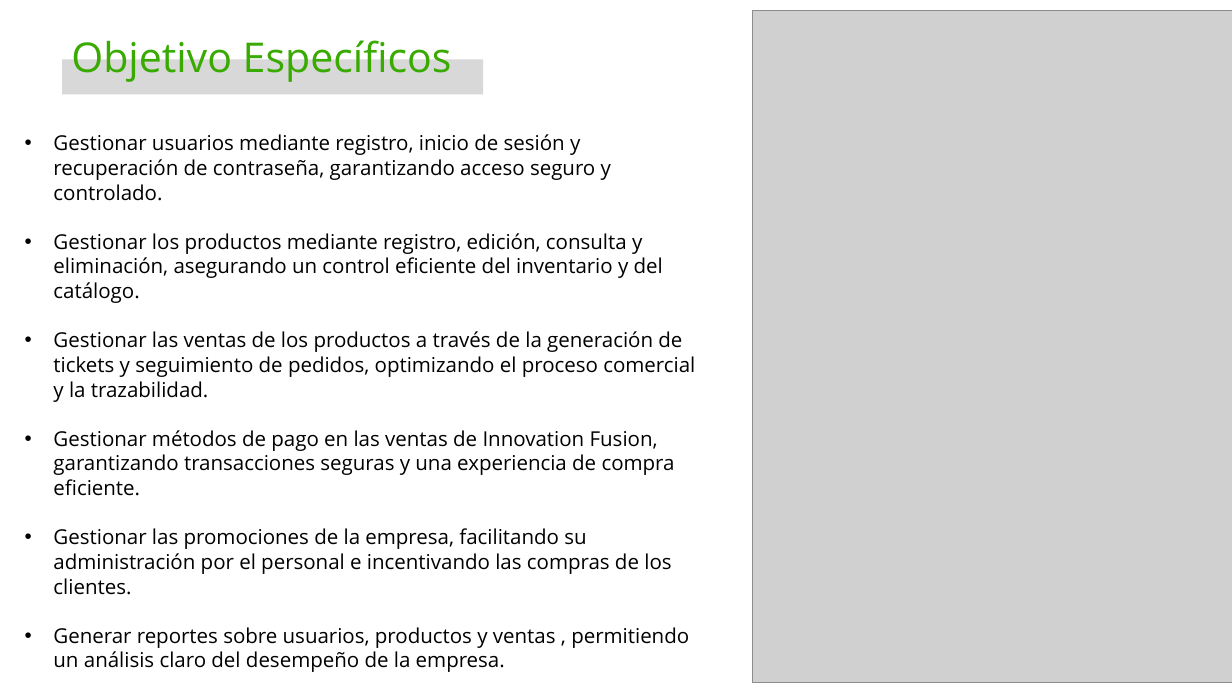
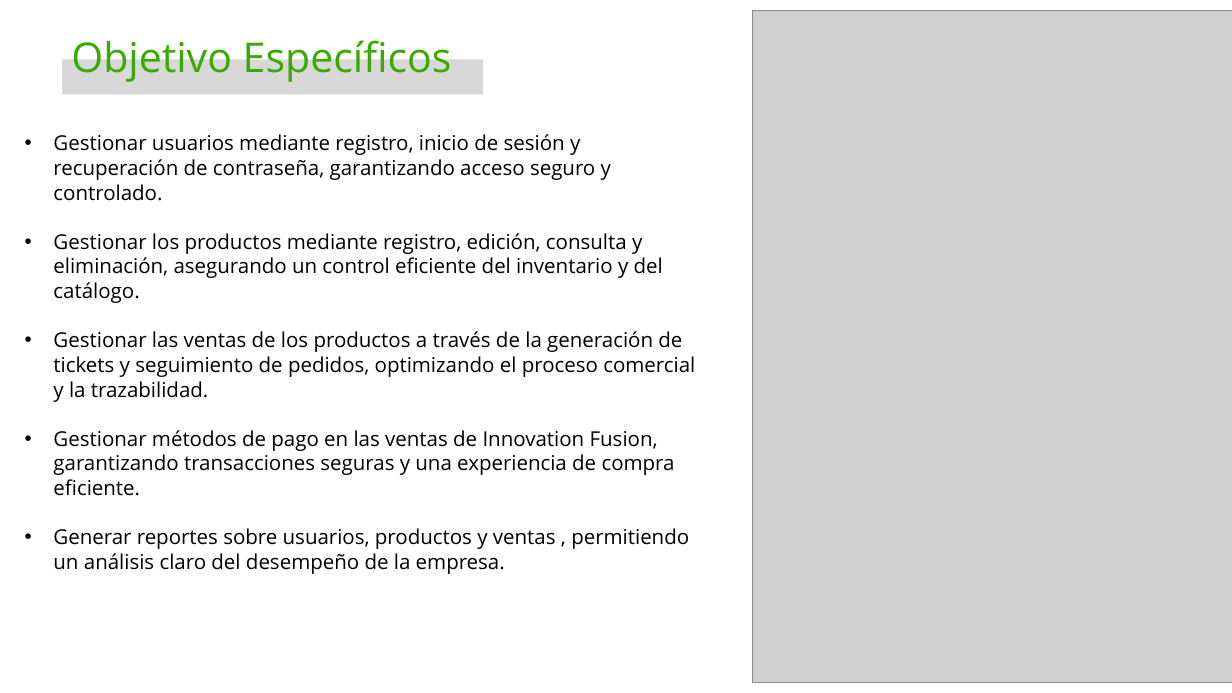
Before and after one commit to Katherin-22/zefiro, a slide deck: slide 9 of 01_proyecto/trim1/01_contextualizacion_proyecto/Presentación del Proyecto.pptx. Drawn at 1232x693 pixels with LibreOffice and Linux fonts; fonts in the diff are those of the drawing; grey boxes stand for pictures; background and template pictures are left out. Boxes give left, top, right and bottom in pixels: in the first picture for what was removed or moved away, otherwise in the second. Text is boxed around its words. In the diff, an @@ line names an element or a change of style, - is before the commit and + after.

```diff
--- a/01_proyecto/trim1/01_contextualizacion_proyecto/Presentación del Proyecto.pptx
+++ b/01_proyecto/trim1/01_contextualizacion_proyecto/Presentación del Proyecto.pptx
@@ text at (53,528,671,595): paragraph removed @@
-• Gestionar las promociones de la empresa, facilitando su administración por el personal e incentivando las compras de los clientes.
```
Also in this commit, not shown: 1 other slide changed.
